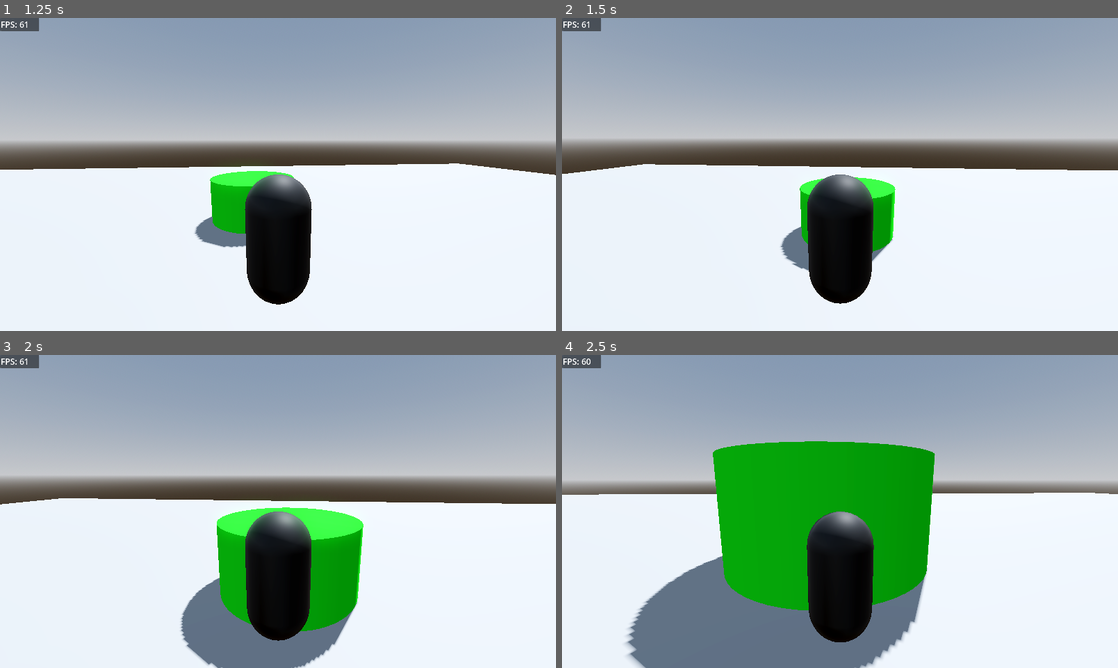
Above: before the commit, frames 1-4 (two rows, left to right).
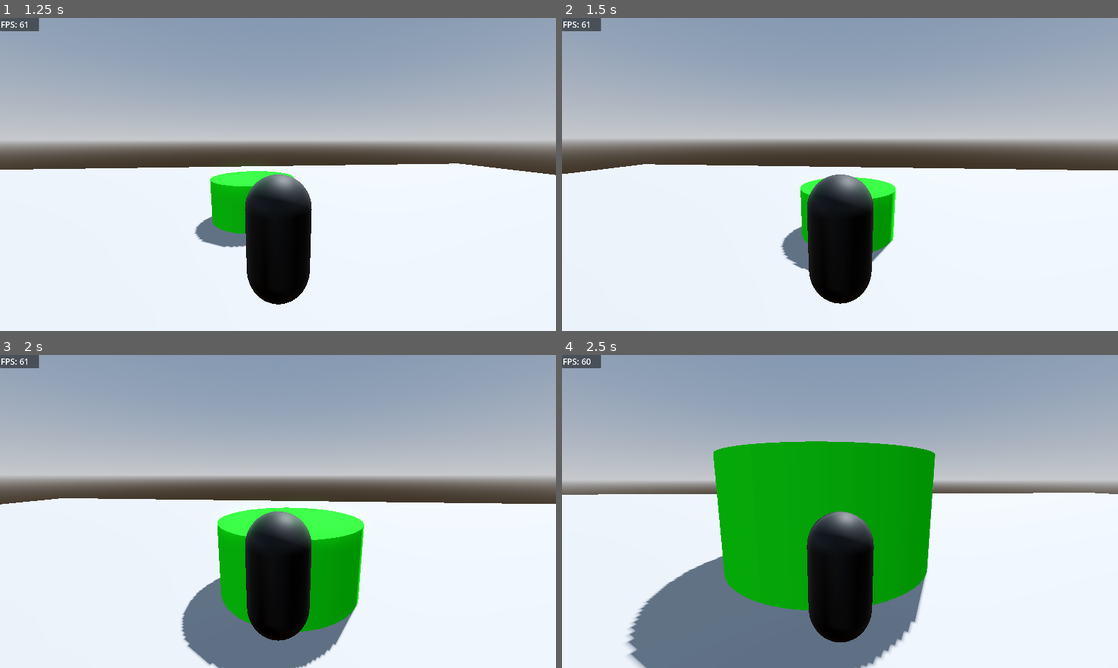
Above: after the commit, the same moments.

Repository: joaopedromago/3dGodotTest
Game: Godot game, scene res://scenes/game.tscn
The game is run twice, just before and just after one commit, with the same random seed, the same clock (stepped at 60 frames per second) and the same inputs.
Inputs (mouse positions are in pixels of both pictures, inside the frame that each line leads up to):
- Up to frame 1 (1.25 s): move the mouse to (305, 174) at 0.52 s; hold W (move_forward) from 0.53 s (still down); tap Space (jump) at 0.6, 0.77, 1.07 s
- Up to frame 2 (1.5 s): keep holding W (move_forward); move the mouse to (812, 174) at 1.27 s; tap Space (jump) at 1.35 s
- Up to frame 3 (2 s): keep holding W (move_forward); tap Space (jump) at 1.52, 1.82 s
- Up to frame 4 (2.5 s): keep holding W (move_forward); move the mouse to (851, 505) at 2.02 s; tap Space (jump) at 2.1 s

Frame 1 is identical in both runs. In frame 2, less than 0.1% of the frame differs, in the area x 2-64%, y 47-81%; in frame 3, 0.3%, in the area x 6-66%, y 46-100%; in frame 4, 0.2%.

Commit message:
refactor: add object orientation to project

Diff:
--- a/scenes/player.tscn
+++ b/scenes/player.tscn
@@ -1,6 +1,6 @@
 [gd_scene load_steps=7 format=3 uid="uid://cvgxmdosfprgw"]
 
-[ext_resource type="Script" path="res://src/scenes/player.gd" id="1_y5dck"]
+[ext_resource type="Script" path="res://src/scenes/player/player.gd" id="1_1bynu"]
 [ext_resource type="Material" uid="uid://bcr2x0g0rdsm1" path="res://shaders/color_shader.tres" id="2_3p64g"]
 
 [sub_resource type="CapsuleMesh" id="CapsuleMesh_e8stg"]
@@ -18,7 +18,7 @@
 points = PackedVector3Array(-0.125207, -0.532801, -0.480507, 0.0227831, 0.47607, 0.498884, 0.169713, 0.559144, 0.464172 …(924 unchanged characters)…
 
 [node name="Player" type="CharacterBody3D"]
-script = ExtResource("1_y5dck")
+script = ExtResource("1_1bynu")
 
 [node name="BodyMesh" type="MeshInstance3D" parent="."]
 mesh = SubResource("CapsuleMesh_e8stg")
--- a/src/scenes/player.gd
+++ /dev/null
@@ -1,106 +0,0 @@
-extends CharacterBody3D
-
-
-var twist_input := 0.0
-var pitch_input := 0.0
-
-var is_jumping = false
-var has_double_jump = false
-
-@onready var twist_pivot := $TwistPivot
-@onready var pitch_pivot := $TwistPivot/PitchPivot
-@onready var body_mesh := $BodyMesh
-
-
-func _ready():
-	Input.set_mouse_mode(Input.MOUSE_MODE_CAPTURED)
-
-
-func _process(delta: float):
-	if Input.is_action_just_pressed("ui_cancel"):
-		if Input.get_mouse_mode() == Input.MOUSE_MODE_VISIBLE:
-			Input.set_mouse_mode(Input.MOUSE_MODE_CAPTURED)
-		else:
-			Input.set_mouse_mode(Input.MOUSE_MODE_VISIBLE)
-
-	_handle_camera_input(delta)
-	_change_character_direction(delta)
-	_perform_jump()
-	_perform_character_movement(delta)
-	_update_camera_movement()
-	move_and_slide()
-
-
-func _physics_process(delta: float):
-	velocity.y += (Application.gravity * -1) * delta
-
-
-func _unhandled_input(event: InputEvent) -> void:
-	if event is InputEventMouseMotion:
-		_handle_mouse_motion_input(event)
-
-
-func _handle_mouse_motion_input(event: InputEvent) -> void:
-	if Input.get_mouse_mode() == Input.MOUSE_MODE_CAPTURED:
-		twist_input = -event.relative.x * Application.mouse_sensitivity
-		pitch_input = -event.relative.y * Application.mouse_sensitivity
-
-func _handle_camera_input(delta: float) -> void:
-	var input_vector = Input.get_vector("camera_left", "camera_right", "camera_up", "camera_down")
-	if input_vector.x != 0 or input_vector.y != 0:
-		twist_input = -input_vector.x * Application.joystick_camera_sensitivity * delta
-		pitch_input = -input_vector.y * Application.joystick_camera_sensitivity * delta
-
-
-func _perform_jump():
-	if Input.is_action_just_pressed("jump"):
-		if not is_on_floor() and not has_double_jump:
-			return
-		if is_on_floor():
-			is_jumping = true
-			has_double_jump = true
-		elif has_double_jump == true:
-			has_double_jump = false
-		velocity.y = Application.jump_strength
-
-
-func _perform_character_movement(delta: float):
-	var variations = Application.speed * delta
-
-	var input_vector = Input.get_vector("move_left", "move_right", "move_forward", "move_back") * variations
-
-	velocity = twist_pivot.global_transform.basis * Vector3(input_vector[0], velocity.y, input_vector[1])
-
-
-func _change_character_direction(delta: float):
-	var looking_direction = twist_pivot.basis
-
-	var input_vector = Input.get_vector("move_left", "move_right", "move_forward", "move_back")
-
-	var angle_rad = atan2(input_vector.x * -1, input_vector.y * -1)
-
-	if(input_vector.x != 0 or input_vector.y != 0):
-		body_mesh.set_basis(looking_direction)
-		body_mesh.rotate_y(angle_rad)
-
-
-func _update_camera_movement():
-	twist_pivot.rotate_y(twist_input)
-	pitch_pivot.rotate_x(pitch_input)
-	pitch_pivot.rotation.x = clamp(pitch_pivot.rotation.x, deg_to_rad(Application.min_camera_angle_x), deg_to_rad(Application.max_camera_angle_x))
-
-	var current_x_angle = rad_to_deg(pitch_pivot.rotation.x)
-
-	if current_x_angle > Application.max_camera_angle_x - 10:
-		_change_mesh_opacity(0.15)
-	else:
-		_change_mesh_opacity(1.0)
-
-	twist_input = 0.0
-	pitch_input = 0.0
-
-func _change_mesh_opacity(value: float):
-	var material: ShaderMaterial = body_mesh.get_mesh().get_material()
-
-	# TODO: fix no shadow problem
-	material.set_shader_parameter("transparency", value)
--- /dev/null
+++ b/src/scenes/player/player.gd
@@ -0,0 +1,43 @@
+extends CharacterBody3D
+
+var CameraService = preload("res://src/scenes/player/services/camera.gd")
+var MovementService = preload("res://src/scenes/player/services/movement.gd")
+var PhysicsService = preload("res://src/scenes/player/services/physics.gd")
+var ShaderService = preload("res://src/scenes/player/services/shader.gd")
+var UserInputService = preload("res://src/scenes/player/services/userInput.gd")
+
+@onready var twist_pivot := $TwistPivot
+@onready var pitch_pivot := $TwistPivot/PitchPivot
+@onready var body_mesh := $BodyMesh
+
+var camera_service: CameraService
+var movement_service: MovementService
+var physics_service: PhysicsService
+var shader_service: ShaderService
+var user_input_service: UserInputService
+
+
+func _ready():
+	shader_service = ShaderService.new(self, body_mesh)
+	camera_service = CameraService.new(self, twist_pivot, pitch_pivot, body_mesh, shader_service)
+	movement_service = MovementService.new(self, twist_pivot, pitch_pivot, body_mesh)
+	physics_service = PhysicsService.new(self)
+	user_input_service = UserInputService.new()
+
+	Input.set_mouse_mode(Input.MOUSE_MODE_CAPTURED)
+
+
+func _process(delta: float):
+	user_input_service.process()
+	camera_service.process(delta)
+	movement_service.process(delta)
+	move_and_slide()
+
+
+func _physics_process(delta: float):
+	physics_service.process(delta)
+
+
+func _unhandled_input(event: InputEvent) -> void:
+	if event is InputEventMouseMotion:
+		camera_service.handle_mouse_motion_input(event)
--- /dev/null
+++ b/src/scenes/player/services/camera.gd
@@ -0,0 +1,63 @@
+extends Node
+
+class_name CameraService
+
+var player: CharacterBody3D
+var twist_pivot: Node3D
+var pitch_pivot: Node3D
+var body_mesh: MeshInstance3D
+var shader_service
+var twist_input := 0.0
+var pitch_input := 0.0
+
+
+func _init(
+	player_arg: CharacterBody3D,
+	twist_pivot_arg: Node3D,
+	pitch_pivot_arg: Node3D,
+	body_mesh_arg: MeshInstance3D,
+	shader_service_arg
+):
+	player = player_arg
+	twist_pivot = twist_pivot_arg
+	pitch_pivot = pitch_pivot_arg
+	body_mesh = body_mesh_arg
+	shader_service = shader_service_arg
+
+
+func process(delta: float):
+	_handle_camera_input(delta)
+	_update_camera_movement()
+
+
+func handle_mouse_motion_input(event: InputEvent):
+	if Input.get_mouse_mode() == Input.MOUSE_MODE_CAPTURED:
+		twist_input = -event.relative.x * Application.mouse_sensitivity
+		pitch_input = -event.relative.y * Application.mouse_sensitivity
+
+
+func _handle_camera_input(delta: float):
+	var input_vector = Input.get_vector("camera_left", "camera_right", "camera_up", "camera_down")
+	if input_vector.x != 0 or input_vector.y != 0:
+		twist_input = -input_vector.x * Application.joystick_camera_sensitivity * delta
+		pitch_input = -input_vector.y * Application.joystick_camera_sensitivity * delta
+
+
+func _update_camera_movement():
+	twist_pivot.rotate_y(twist_input)
+	pitch_pivot.rotate_x(pitch_input)
+	pitch_pivot.rotation.x = clamp(
+		pitch_pivot.rotation.x,
+		deg_to_rad(Application.min_camera_angle_x),
+		deg_to_rad(Application.max_camera_angle_x)
+	)
+
+	var current_x_angle = rad_to_deg(pitch_pivot.rotation.x)
+
+	if current_x_angle > Application.max_camera_angle_x - 10:
+		shader_service.change_mesh_opacity(0.15)
+	else:
+		shader_service.change_mesh_opacity(1.0)
+
+	twist_input = 0.0
+	pitch_input = 0.0
--- /dev/null
+++ b/src/scenes/player/services/movement.gd
@@ -0,0 +1,63 @@
+extends Node
+
+class_name MovementService
+
+var player: CharacterBody3D
+var twist_pivot: Node3D
+var pitch_pivot: Node3D
+var body_mesh: MeshInstance3D
+var has_double_jump := false
+
+
+func _init(
+	player_arg: CharacterBody3D,
+	twist_pivot_arg: Node3D,
+	pitch_pivot_arg: Node3D,
+	body_mesh_arg: MeshInstance3D
+):
+	player = player_arg
+	twist_pivot = twist_pivot_arg
+	pitch_pivot = pitch_pivot_arg
+	body_mesh = body_mesh_arg
+
+
+func process(delta: float):
+	_perform_character_movement(delta)
+	_change_character_direction(delta)
+	_perform_jump()
+
+
+func _perform_character_movement(delta: float):
+	var variations = Application.speed * delta
+
+	var input_vector = (
+		Input.get_vector("move_left", "move_right", "move_forward", "move_back") * variations
+	)
+
+	player.velocity = (
+		twist_pivot.global_transform.basis
+		* Vector3(input_vector[0], player.velocity.y, input_vector[1])
+	)
+
+
+func _change_character_direction(delta: float):
+	var looking_direction = twist_pivot.basis
+
+	var input_vector = Input.get_vector("move_left", "move_right", "move_forward", "move_back")
+
+	var angle_rad = atan2(input_vector.x * -1, input_vector.y * -1)
+
+	if input_vector.x != 0 or input_vector.y != 0:
+		body_mesh.set_basis(looking_direction)
+		body_mesh.rotate_y(angle_rad)
+
+
+func _perform_jump():
+	if Input.is_action_just_pressed("jump"):
+		if not player.is_on_floor() and not has_double_jump:
+			return
+		if player.is_on_floor():
+			has_double_jump = true
+		elif has_double_jump == true:
+			has_double_jump = false
+		player.velocity.y = Application.jump_strength
--- /dev/null
+++ b/src/scenes/player/services/physics.gd
@@ -0,0 +1,17 @@
+extends Node
+
+class_name PhysicsService
+
+var player: CharacterBody3D
+
+
+func _init(player_arg: CharacterBody3D):
+	player = player_arg
+
+
+func process(delta: float):
+	_handle_gravity(delta)
+
+
+func _handle_gravity(delta: float):
+	player.velocity.y += (Application.gravity * -1) * delta
--- /dev/null
+++ b/src/scenes/player/services/shader.gd
@@ -0,0 +1,18 @@
+extends Node
+
+class_name ShaderService
+
+var player: CharacterBody3D
+var body_mesh: MeshInstance3D
+
+
+func _init(player_arg: CharacterBody3D, body_mesh_arg: MeshInstance3D):
+	player = player_arg
+	body_mesh = body_mesh_arg
+
+
+func change_mesh_opacity(value: float):
+	var material: ShaderMaterial = body_mesh.get_mesh().get_material()
+
+	# TODO: fix no shadow problem
+	material.set_shader_parameter("transparency", value)
--- /dev/null
+++ b/src/scenes/player/services/userInput.gd
@@ -0,0 +1,15 @@
+extends Node
+
+class_name UserInputService
+
+
+func process():
+	_handle_mouse_mode()
+
+
+func _handle_mouse_mode():
+	if Input.is_action_just_pressed("ui_cancel"):
+		if Input.get_mouse_mode() == Input.MOUSE_MODE_VISIBLE:
+			Input.set_mouse_mode(Input.MOUSE_MODE_CAPTURED)
+		else:
+			Input.set_mouse_mode(Input.MOUSE_MODE_VISIBLE)
